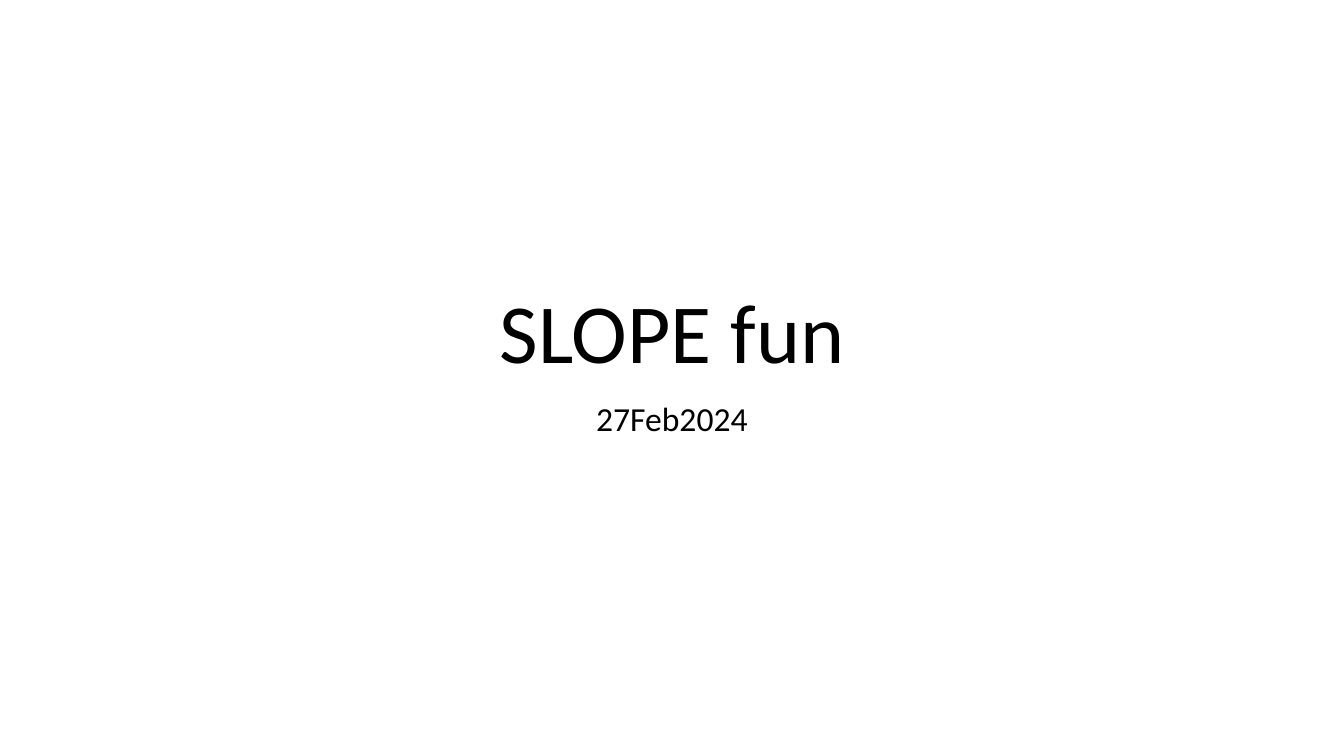
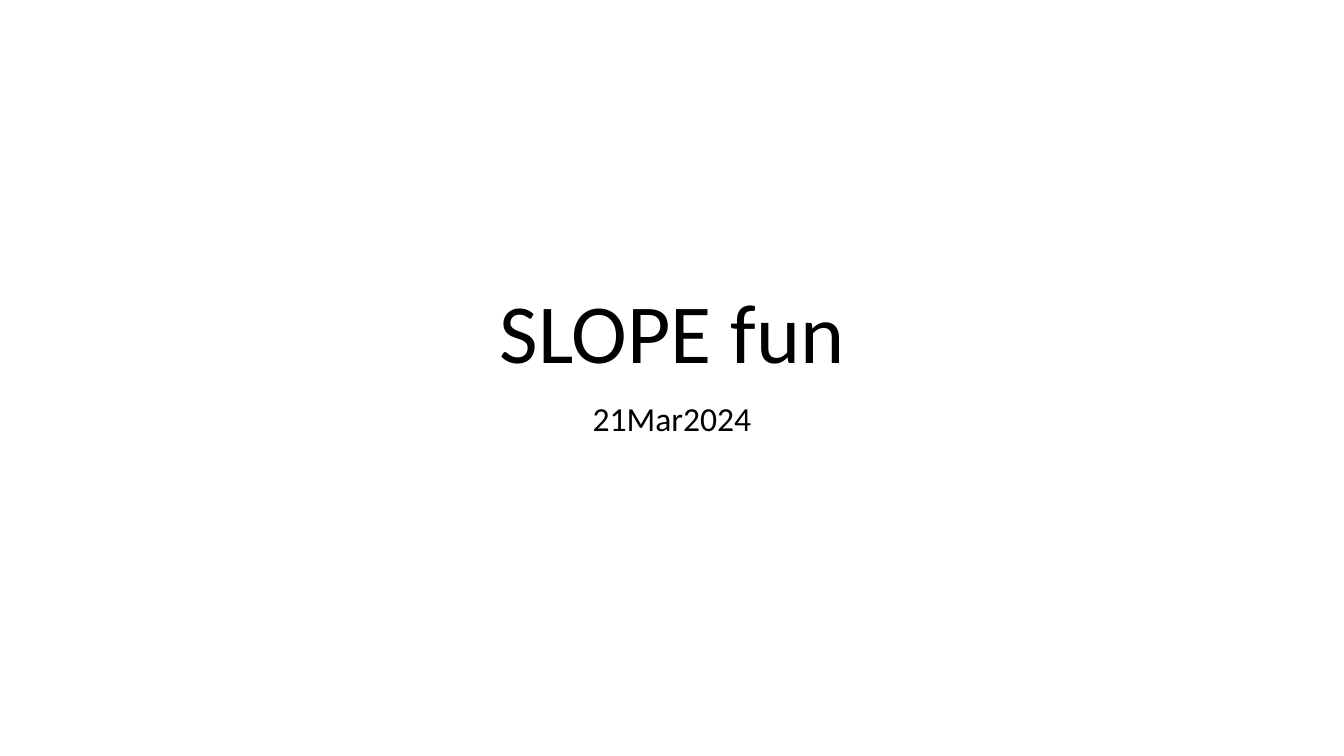
Before and after one commit to pmartR/OmicsMLMentor_ShinyApp, a slide deck: slide 1 of SLOPE_progress.pptx. Drawn at 1344x756 pixels with LibreOffice and Linux fonts; fonts in the diff are those of the drawing. Boxes give left, top, right and bottom in pixels: in the first picture for what was removed or moved away, otherwise in the second. Text is boxed around its words. In the diff, an @@ line names an element or a change of style, - is before the commit and + after.

```diff
--- a/SLOPE_progress.pptx
+++ b/SLOPE_progress.pptx
@@ subtitle at [593, 409, 752, 432]: text changed @@
-27Feb2024
+21Mar2024
```
Also in this commit, not shown: 3 other slides changed, 2 other files.
